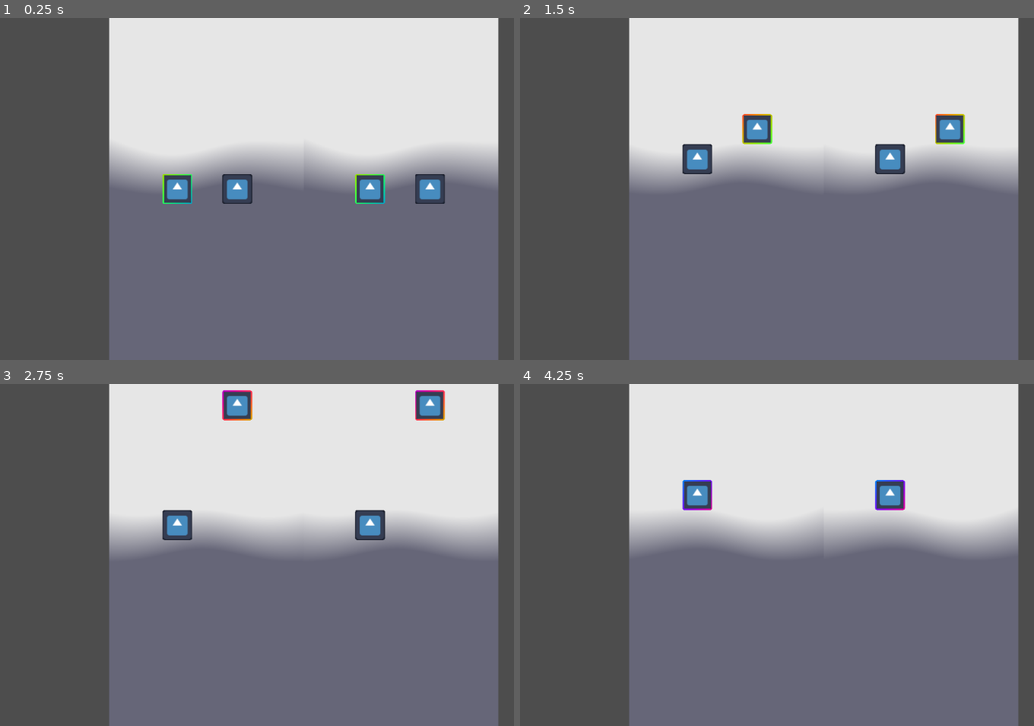
Above: before the commit, frames 1-4 (two rows, left to right).
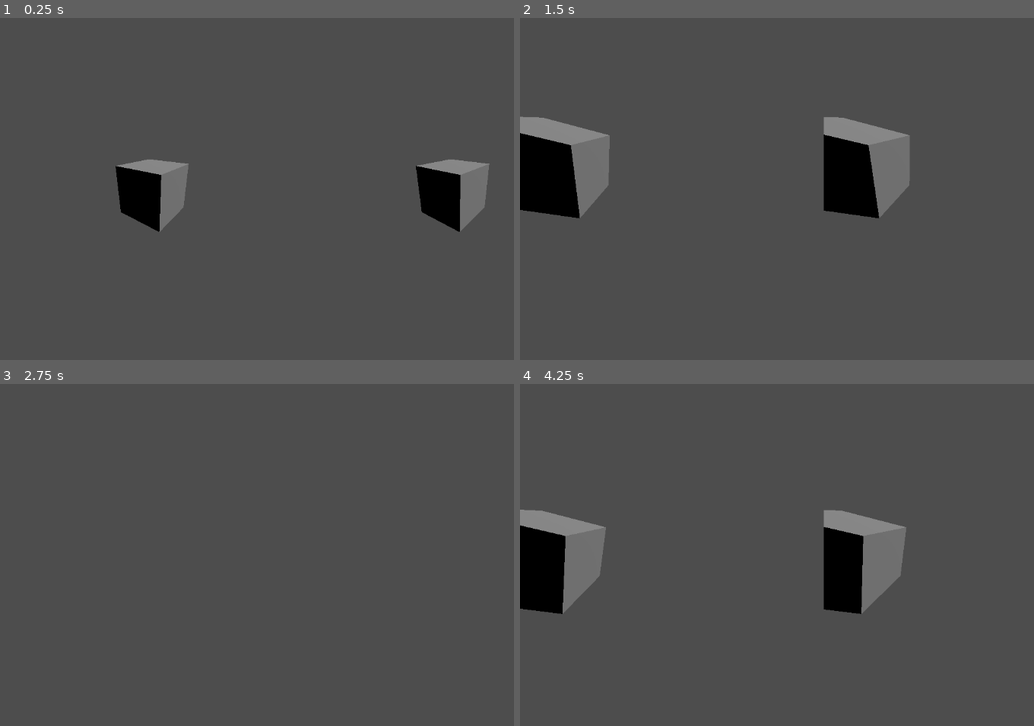
Above: after the commit, the same moments.

Repository: dairycultist/Metaverse
Game: Godot game, scene res://menu_main.tscn
Same seed, same stepped clock (60 frames per second), same inputs: the game is played once before the commit and once after it. The engine's default icon, where the game draws it, is replaced by a stand-in: a white triangle on a blue panel in a dark square.
Inputs:
- Up to frame 1 (0.25 s): no input
- Up to frame 2 (1.5 s): tap Enter (ui_accept) at 0.5, 1.35 s; hold Right (ui_right) 0.53-1.28 s; hold Enter (ui_accept) 0.53-1.28 s; hold Down (ui_down) from 1.28 s (still down)
- Up to frame 3 (2.75 s): tap Enter (ui_accept) at 1.52, 1.82 s; release Down (ui_down) at 2.03 s; hold Right (ui_right) from 2.03 s (still down); hold Enter (ui_accept) from 2.03 s (still down)
- Up to frame 4 (4.25 s): release Right (ui_right) at 2.78 s; release Enter (ui_accept) at 2.78 s; hold Up (ui_up) 2.78-3.53 s; tap Enter (ui_accept) at 2.85, 3.02, 3.32, 3.5 s; hold Left (ui_left) from 3.53 s (still down); hold Enter (ui_accept) from 3.53 s (still down)

The runs differ from the first frame. In frame 1, 74% of the frame differs, in the area x 21-98%, y 0-100%; in frame 2, 79%, in the area x 0-98%, y 0-100%; in frame 3, 75%; in frame 4, 78%.

Commit message:
Pivot to small cute waifu game

Diff:
--- a/binocular_camera.gd
+++ b/binocular_camera.gd
@@ -6,15 +6,21 @@
 @onready var left_container = $LeftEyeContainer
 @onready var right_container = $RightEyeContainer
 
-# need to allow adjustment ingame via navigatable pause scene (black void like with quest)
+# need to allow adjustment ingame via navigatable settings menu
 @export_group("Camera Settings")
 @export_range(40, 80) var ipd_mm : int = 62
 @export_range(90, 120) var FOV : int = 110
-@export_range(0.0, 0.2, 0.01) var re_aspect : float = 0.0 # adjust simulated screen aspect ratio
+
+var yaw := 0.
 
 func _ready() -> void:
 
 	apply_camera_settings()
+
+func _process(delta: float) -> void:
+
+	left_cam.rotation = Gyro.rotation
+	right_cam.rotation = Gyro.rotation
 
 func apply_camera_settings():
 
@@ -25,5 +31,5 @@
 	left_cam.fov = FOV
 	right_cam.fov = FOV
 
-	left_container.anchor_left = re_aspect
-	right_container.anchor_right = 1.0 - re_aspect
+	left_container.anchor_left = 0
+	right_container.anchor_right = 1.0
--- /dev/null
+++ b/gyro.gd
@@ -0,0 +1,61 @@
+extends Node
+
+# stolen from https://github.com/ramatakinc/mobile-sensors-tutorial
+
+var _pitch: float = 0.0
+var _roll: float = 0.0
+var _yaw: float = 0.0
+
+var _initial_yaw: float = 0.0
+
+const _k: float = 0.98
+
+var enabled := false
+var rotation: Vector3
+
+func _ready():
+
+	await get_tree().process_frame
+
+	var magnet: Vector3 = Input.get_magnetometer()
+
+	if (magnet == Vector3.ZERO):
+		print("uncompatible!")
+	else:
+		print("compatible")
+		enabled = true
+		_initial_yaw = atan2(-magnet.x, magnet.z)
+
+func _physics_process(delta):
+
+	if (enabled):
+
+		var magnet: Vector3 = Input.get_magnetometer().rotated(-Vector3.FORWARD, rotation.z).rotated(Vector3.RIGHT, rotation.x)
+		var gravity: Vector3 = Input.get_gravity()
+		var roll_acc = atan2(-gravity.x, -gravity.y)
+		gravity = gravity.rotated(-Vector3.FORWARD, rotation.z)
+		var pitch_acc = atan2(gravity.z, -gravity.y)
+		var yaw_magnet = atan2(-magnet.x, magnet.z)
+
+		var gyroscope: Vector3 = Input.get_gyroscope().rotated(-Vector3.FORWARD, _roll)
+		_pitch = lerp_angle(pitch_acc, _pitch + gyroscope.x * delta, _k)
+		_yaw = lerp_angle(yaw_magnet, _yaw + gyroscope.y * delta, _k)
+		_roll = lerp_angle(roll_acc, _roll + gyroscope.z * delta, _k)
+
+		rotation = Vector3(_pitch, _yaw - _initial_yaw, _roll)
+
+	else:
+
+		if (Input.is_action_pressed("ui_left")):
+			_yaw += delta * 1.
+
+		if (Input.is_action_pressed("ui_right")):
+			_yaw -= delta * 1.
+
+		if (Input.is_action_pressed("ui_up")):
+			_pitch += delta * 1.
+
+		if (Input.is_action_pressed("ui_down")):
+			_pitch -= delta * 1.
+
+		rotation = Vector3(_pitch, _yaw, 0)
--- a/menu_main.tscn
+++ b/menu_main.tscn
@@ -1,51 +1,13 @@
-[gd_scene load_steps=14 format=3 uid="uid://ucbmkqy0jydj"]
+[gd_scene load_steps=3 format=3 uid="uid://ucbmkqy0jydj"]
 
 [ext_resource type="Script" uid="uid://buipenoqnayc" path="res://binocular_camera.gd" id="1_1pa77"]
-[ext_resource type="Script" uid="uid://rtk7wfxtohjb" path="res://vr_control_nodes/vr_control_orchestrator.gd" id="2_cnlbs"]
-[ext_resource type="Shader" uid="uid://breebxh280ala" path="res://vr_control_nodes/vr_button.gdshader" id="2_plom5"]
-[ext_resource type="Texture2D" uid="uid://b8qns5bn3y57k" path="res://icon.svg" id="3_2ot7e"]
-[ext_resource type="Script" uid="uid://bfm47ohf450us" path="res://vr_control_nodes/vr_button_test.gd" id="5_ja77e"]
-[ext_resource type="Shader" uid="uid://7dqu8nrbk6pp" path="res://sky.gdshader" id="6_ja77e"]
 
-[sub_resource type="ShaderMaterial" id="ShaderMaterial_cnlbs"]
-render_priority = 0
-shader = ExtResource("2_plom5")
-shader_parameter/selected_fac = 0.0
-shader_parameter/corner_scale = 0.15
-shader_parameter/tex = ExtResource("3_2ot7e")
-
-[sub_resource type="PlaneMesh" id="PlaneMesh_cnlbs"]
-material = SubResource("ShaderMaterial_cnlbs")
-size = Vector2(1, 1)
-orientation = 2
-
-[sub_resource type="ShaderMaterial" id="ShaderMaterial_ja77e"]
-render_priority = 0
-shader = ExtResource("2_plom5")
-shader_parameter/selected_fac = 0.0
-shader_parameter/corner_scale = 0.15
-shader_parameter/tex = ExtResource("3_2ot7e")
-
-[sub_resource type="PlaneMesh" id="PlaneMesh_u2d4o"]
-material = SubResource("ShaderMaterial_ja77e")
-size = Vector2(1, 1)
-orientation = 2
-
-[sub_resource type="ShaderMaterial" id="ShaderMaterial_u2d4o"]
-shader = ExtResource("6_ja77e")
-
-[sub_resource type="Sky" id="Sky_pqpoy"]
-sky_material = SubResource("ShaderMaterial_u2d4o")
-
-[sub_resource type="Environment" id="Environment_2i4oj"]
-background_mode = 2
-sky = SubResource("Sky_pqpoy")
+[sub_resource type="BoxMesh" id="BoxMesh_1pa77"]
 
 [node name="World" type="Node3D"]
 
 [node name="BinocularCamera" type="Node3D" parent="."]
 script = ExtResource("1_1pa77")
-re_aspect = 0.18
 
 [node name="LeftEyeContainer" type="SubViewportContainer" parent="BinocularCamera"]
 anchors_preset = -1
@@ -74,23 +36,9 @@
 
 [node name="Camera3D" type="Camera3D" parent="BinocularCamera/RightEyeContainer/RightEye"]
 
-[node name="ControlOrchestrator" type="Node3D" parent="." node_paths=PackedStringArray("focused")]
-script = ExtResource("2_cnlbs")
-focused = NodePath("Button")
+[node name="MeshInstance3D" type="MeshInstance3D" parent="."]
+transform = Transform3D(0.798236, 0, -0.602345, -0.231362, 0.923291, -0.306604, 0.556139, 0.384102, 0.737004, 0, 0, -2.4816)
+mesh = SubResource("BoxMesh_1pa77")
 
-[node name="Button" type="MeshInstance3D" parent="ControlOrchestrator" node_paths=PackedStringArray("right")]
-transform = Transform3D(1, 0, 0, 0, 1, 0, 0, 0, 1, -1, 0, -4)
-mesh = SubResource("PlaneMesh_cnlbs")
-skeleton = NodePath("../..")
-script = ExtResource("5_ja77e")
-right = NodePath("../Button2")
-
-[node name="Button2" type="MeshInstance3D" parent="ControlOrchestrator" node_paths=PackedStringArray("left")]
-transform = Transform3D(1, 0, 0, 0, 1, 0, 0, 0, 1, 1, 0, -4)
-mesh = SubResource("PlaneMesh_u2d4o")
-skeleton = NodePath("../..")
-script = ExtResource("5_ja77e")
-left = NodePath("../Button")
-
-[node name="WorldEnvironment" type="WorldEnvironment" parent="."]
-environment = SubResource("Environment_2i4oj")
+[node name="DirectionalLight3D" type="DirectionalLight3D" parent="."]
+transform = Transform3D(0.734473, -0.347485, 0.582927, -0.224934, 0.685761, 0.692196, -0.640277, -0.639519, 0.425512, 0, 0, 0)
--- a/project.godot
+++ b/project.godot
@@ -15,6 +15,10 @@
 config/features=PackedStringArray("4.4", "Mobile")
 config/icon="res://icon.svg"
 
+[autoload]
+
+Gyro="*res://gyro.gd"
+
 [rendering]
 
 renderer/rendering_method="mobile"
--- a/sky.gdshader
+++ /dev/null
@@ -1,6 +0,0 @@
-shader_type sky;
-
-void sky() {
-	float fac = SKY_COORDS.y + 0.015 * sin((SKY_COORDS.x + TIME * 0.02) * PI * 10.0);
-	COLOR = mix(vec3(0.9), vec3(0.4, 0.4, 0.47), clamp(fac * 10.0 - 4.0, 0.0, 1.0));
-}
--- a/vr_control_nodes/vr_button.gd
+++ /dev/null
@@ -1,18 +0,0 @@
-extends "vr_control_node.gd"
-
-@export var left: Node
-@export var right: Node
-@export var up: Node
-@export var down: Node
-
-func onLeft():
-	return attemptGiveUpFocusTo(left)
-
-func onRight():
-	return attemptGiveUpFocusTo(right)
-
-func onUp():
-	return attemptGiveUpFocusTo(up)
-
-func onDown():
-	return attemptGiveUpFocusTo(down)
--- a/vr_control_nodes/vr_button.gdshader
+++ /dev/null
@@ -1,37 +0,0 @@
-shader_type spatial;
-render_mode unshaded;
-
-uniform float selected_fac : hint_range(0.0, 1.0) = 0.0;
-uniform float corner_scale: hint_range(0., 1.) = 0.;
-uniform sampler2D tex;
-
-void vertex() {
-
-}
-
-void fragment() {
-
-	vec2 centered_uv = abs(UV * 2.0 - vec2(1.0, 1.0));
-
-	// rounded corners
-
-    if (
-		centered_uv.x > 1. - corner_scale && centered_uv.y > 1. - corner_scale &&
-		pow(centered_uv.x - 1. + corner_scale, 2.) + pow(centered_uv.y - 1. + corner_scale, 2.) > pow(corner_scale, 2.)
-    ) {
-        discard;
-    }
-
-	// border from selection
-	float cutoff = 1.0 - selected_fac / 10.0;
-
-	if (centered_uv.x > cutoff || centered_uv.y > cutoff) {
-		ALBEDO = vec3(
-			0.5 + sin(TIME - UV.x - UV.y) * 0.5,
-			0.5 + sin(TIME - UV.x - UV.y + PI * 0.66) * 0.5,
-			0.5 + sin(TIME - UV.x - UV.y + PI * 1.33) * 0.5
-		);
-	} else {
-		ALBEDO = texture(tex, UV).rgb;
-	}
-}
--- a/vr_control_nodes/vr_button_test.gd
+++ /dev/null
@@ -1,6 +0,0 @@
-extends "vr_button.gd"
-
-func onSelect() -> MeshInstance3D:
-	position.y += 1.0
-	print("hello")
-	return self
--- a/vr_control_nodes/vr_control_node.gd
+++ /dev/null
@@ -1,33 +0,0 @@
-extends MeshInstance3D
-
-var focused: bool = false
-
-func _ready() -> void:
-	mesh.material.set("shader_parameter/selected_fac", 0.0);
-
-func attemptGiveUpFocusTo(other: MeshInstance3D):
-
-	if other == null:
-		return self
-
-	focused = false
-	other.focused = true
-	mesh.material.set("shader_parameter/selected_fac", 0.0);
-	other.mesh.material.set("shader_parameter/selected_fac", 1.0);
-
-	return other
-
-func onSelect() -> MeshInstance3D:
-	return self
-
-func onLeft() -> MeshInstance3D:
-	return self
-
-func onRight() -> MeshInstance3D:
-	return self
-
-func onUp() -> MeshInstance3D:
-	return self
-
-func onDown() -> MeshInstance3D:
-	return self
--- a/vr_control_nodes/vr_control_orchestrator.gd
+++ /dev/null
@@ -1,19 +0,0 @@
-extends Node
-
-@export var focused: MeshInstance3D
-
-func _ready() -> void:
-	focused.mesh.material.set("shader_parameter/selected_fac", 1.0);
-
-func _input(event: InputEvent) -> void:
-
-	if event.is_action_pressed("ui_accept"):
-		focused = focused.onSelect()
-	elif event.is_action_pressed("ui_left"):
-		focused = focused.onLeft()
-	elif event.is_action_pressed("ui_right"):
-		focused = focused.onRight()
-	elif event.is_action_pressed("ui_up"):
-		focused = focused.onUp()
-	elif event.is_action_pressed("ui_down"):
-		focused = focused.onDown()
--- a/vr_control_nodes/vr_slider.gd
+++ /dev/null
@@ -1,5 +0,0 @@
-extends "vr_control_node.gd"
-
-#VRSlider
-#up and down tell it to focus another node
-#left right change value
Not shown, added: gyro.gd.uid
Not shown, removed: sky.gdshader.uid
Binary file removed: todo-then-delete.png
Not shown, removed: todo-then-delete.png.import
Not shown, removed: vr_control_nodes/vr_button.gd.uid
Not shown, removed: vr_control_nodes/vr_button.gdshader.uid
Not shown, removed: vr_control_nodes/vr_button_test.gd.uid
Not shown, removed: vr_control_nodes/vr_control_node.gd.uid
Not shown, removed: vr_control_nodes/vr_control_orchestrator.gd.uid
Not shown, removed: vr_control_nodes/vr_slider.gd.uid
Not shown, changed: README.md
